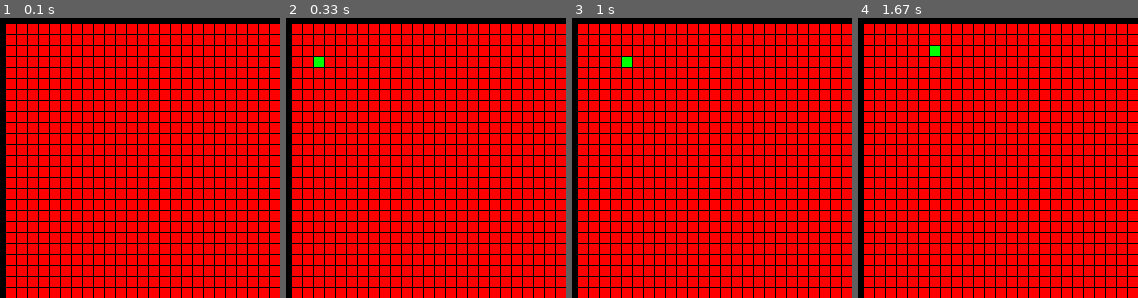
Above: before the commit, frames 1-4 (left to right).
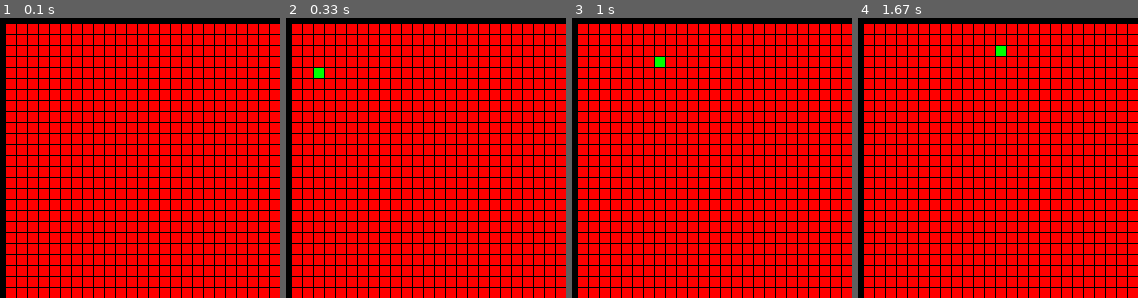
Above: after the commit, the same moments.

Repository: ClementineAccount/SnakePygame
Game: pygame game, started from main.py
Same seed, same stepped clock (60 frames per second), same inputs: the game is played once before the commit and once after it.
Inputs:
- Up to frame 1 (0.1 s): no input
- Up to frame 2 (0.33 s): no input
- Up to frame 3 (1 s): hold Right 0.33-0.8 s; hold Up from 0.83 s (still down)
- Up to frame 4 (1.67 s): release Up at 1.13 s; hold Right 1.17-1.63 s
The pictures show only the part of the screen within x 0-50%, y 0-50%; the shares and areas given below are measured in that part.

Frame 1 is identical in both runs. In frame 2, 0.3% of the frame differs, in the area x 10-14%, y 13-22%; in frame 3, 0.3%; in frame 4, 0.3%.

Commit message:
Lower the tickRate

Diff:
--- a/Snake.py
+++ b/Snake.py
@@ -22,7 +22,7 @@
         self.snakeDirectionY = 1
 
         self.elapsedTickTime = 0
-        self.tickRate = 0.25
+        self.tickRate = 0.10
 
     #Set snake color
     def updateSnake(self):
